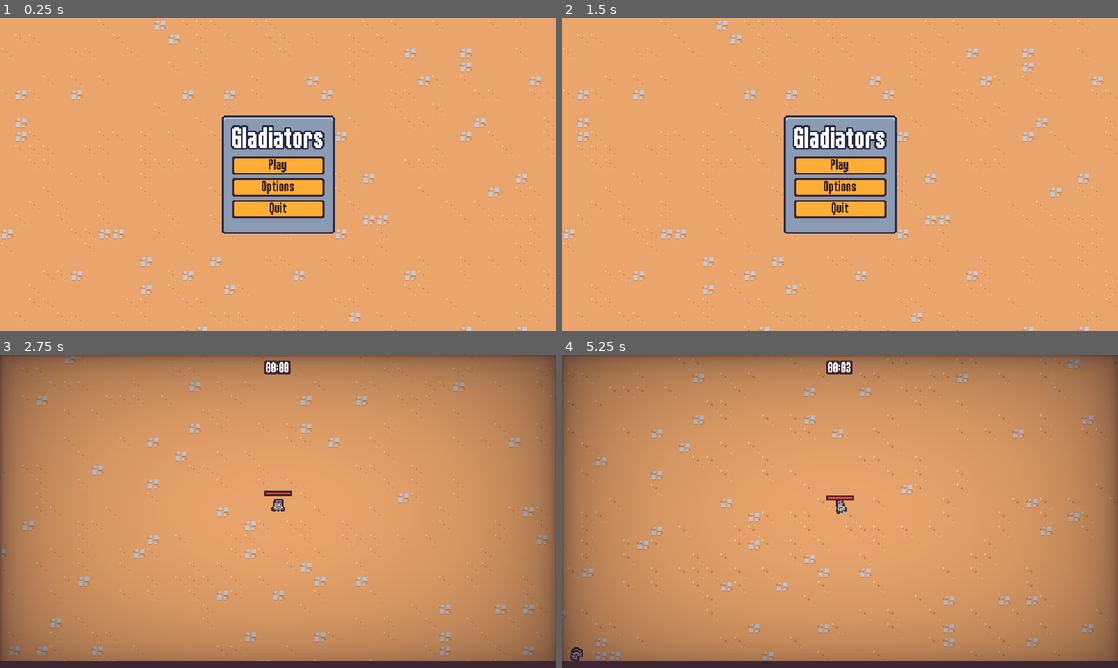
Above: before the commit, frames 1-4 (two rows, left to right).
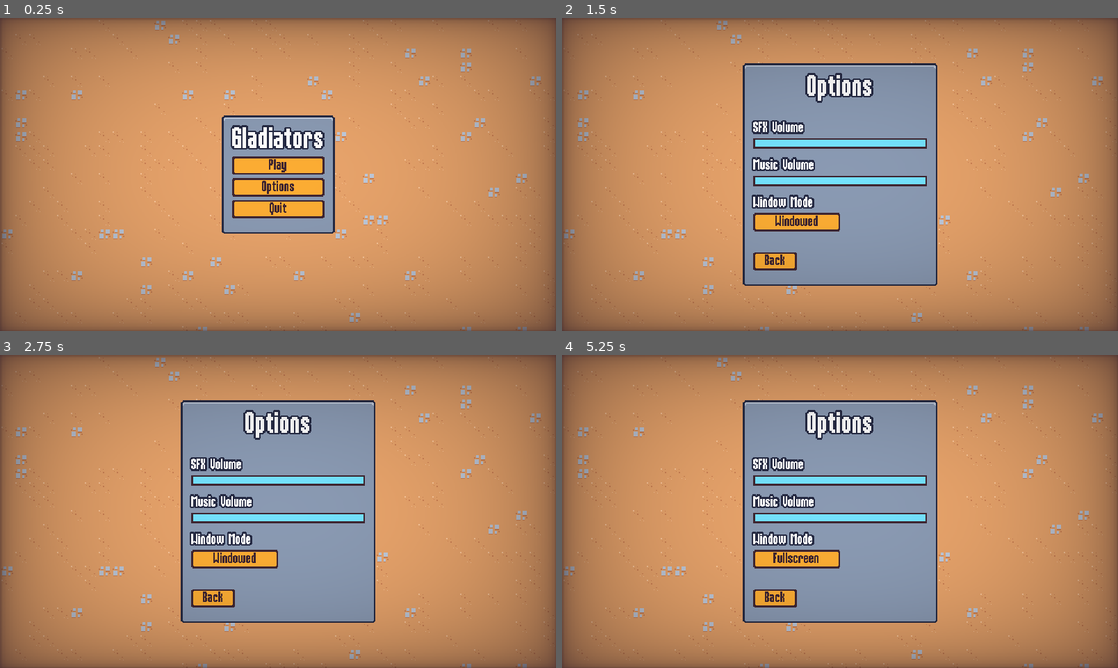
Above: after the commit, the same moments.

Repository: cstaaben/Gladiators
Game: Godot game, scene res://scenes/ui/main_menu.tscn
Same seed, same stepped clock (60 frames per second), same inputs: the game is played once before the commit and once after it.
Inputs (mouse positions are in pixels of both pictures, inside the frame that each line leads up to):
- Up to frame 1 (0.25 s): no input
- Up to frame 2 (1.5 s): click "Options" at 0.5 s; click "Back" at 1.25 s
- Up to frame 3 (2.75 s): click "Play" at 2 s
- Up to frame 4 (5.25 s): click (840, 502) at 2.75 s, where only the run after the commit has a clickable "Play"; click (795, 558) at 3.5 s, where only the run after the commit has a clickable "Windowed"; move the mouse to (962, 495) at 4.27 s; press the mouse at (962, 495) at 4.28 s; hold Right (move_right) 4.28-5.03 s; move the mouse to (728, 527) at 5.02 s; release the mouse at (728, 527) at 5.03 s; hold S (move_down) from 5.03 s (still down); click (728, 527) at 5.1 s

The runs differ from the first frame. In frame 1, 58% of the frame differs, in the area x 0-100%, y 0-100%; in frame 2, 80%; in frame 3, 30%; in frame 4, 31%.

Commit message:
feat: scene transition and begin meta progression

Diff:
--- a/project.godot
+++ b/project.godot
@@ -12,6 +12,8 @@
 
 config/name="Gladiators"
 run/main_scene="res://scenes/ui/main_menu.tscn"
+config/use_custom_user_dir=true
+config/custom_user_dir_name="Gladiators"
 config/features=PackedStringArray("4.2", "Mobile")
 config/icon="res://icon.png"
 
@@ -19,6 +21,8 @@
 
 GameEvents="*res://scenes/autoload/game_events.tscn"
 MusicPlayer="*res://scenes/autoload/music_player.tscn"
+ScreenTransition="*res://scenes/autoload/screen_transition.tscn"
+MetaProgression="*res://scenes/autoload/meta_progression.tscn"
 
 [display]
 
--- /dev/null
+++ b/resources/meta_upgrades/experience_gain.tres
@@ -0,0 +1,11 @@
+[gd_resource type="Resource" script_class="MetaUpgrade" load_steps=2 format=3 uid="uid://diyl3g4p2aoho"]
+
+[ext_resource type="Script" path="res://resources/meta_upgrades/meta_upgrade.gd" id="1_yd8k2"]
+
+[resource]
+script = ExtResource("1_yd8k2")
+id = "experience_gain"
+max_quantity = 1
+xp_cost = 100
+title = "Increase Experience"
+description = "Increases experience drop chance by 10%."
--- /dev/null
+++ b/resources/meta_upgrades/meta_upgrade.gd
@@ -0,0 +1,8 @@
+extends Resource
+class_name MetaUpgrade
+
+@export var id: String
+@export var max_quantity: int = 1
+@export var xp_cost: int = 10
+@export var title: String
+@export_multiline var description: String
--- /dev/null
+++ b/scenes/autoload/meta_progression.gd
@@ -0,0 +1,38 @@
+extends Node
+
+const _UPGRADES_KEY = "upgrades"
+const _TOTAL_XP_KEY = "total_xp"
+const _QUANTITY_KEY = "quantity"
+const SAVE_PATH 	= "user://game.sav"
+
+var _meta_data: Dictionary = {
+	_TOTAL_XP_KEY: 0,
+	_UPGRADES_KEY: {},
+}
+
+func _ready():
+	GameEvents.xp_vial_collected.connect(_on_xp_collected)
+	load_data()
+
+
+func load_data():
+	if !FileAccess.file_exists(SAVE_PATH):
+		return
+
+	var file = FileAccess.open(SAVE_PATH, FileAccess.READ)
+	_meta_data = file.get_var()
+
+
+func save_data():
+	var file = FileAccess.open(SAVE_PATH, FileAccess.WRITE)
+	file.store_var(_meta_data)
+
+
+func add_meta_upgrade(upgrade: MetaUpgrade):
+	if !_meta_data[_UPGRADES_KEY].has(upgrade.id):
+		_meta_data[_UPGRADES_KEY][upgrade.id] = {_QUANTITY_KEY: 0}
+	_meta_data[_UPGRADES_KEY][upgrade.id][_QUANTITY_KEY] += 1
+
+
+func _on_xp_collected(number: float):
+	_meta_data[_TOTAL_XP_KEY] += number
--- /dev/null
+++ b/scenes/autoload/meta_progression.tscn
@@ -0,0 +1,6 @@
+[gd_scene load_steps=2 format=3 uid="uid://c1rmrqi2kpr62"]
+
+[ext_resource type="Script" path="res://scenes/autoload/meta_progression.gd" id="1_q64vd"]
+
+[node name="MetaProgression" type="Node"]
+script = ExtResource("1_q64vd")
--- /dev/null
+++ b/scenes/autoload/screen_transition.gd
@@ -0,0 +1,19 @@
+extends CanvasLayer
+
+signal transitioned_halfway
+
+var _skip_emit: bool = false
+
+func transition():
+	$AnimationPlayer.play("default")
+	await transitioned_halfway
+
+	_skip_emit = true
+	$AnimationPlayer.play_backwards("default")
+
+
+func emit_transitioned_halfway():
+	if _skip_emit:
+		_skip_emit = false
+		return
+	transitioned_halfway.emit()
--- /dev/null
+++ b/scenes/autoload/screen_transition.gdshader
@@ -0,0 +1,25 @@
+shader_type canvas_item;
+
+uniform vec4 transition_color : source_color;
+uniform sampler2D transition_texture : filter_nearest;
+uniform float percent : hint_range(0.0, 1.0);
+
+void vertex() {
+	// Called for every vertex the material is visible on.
+}
+
+void fragment() {
+	// Called for every pixel the material is visible on.
+	vec4 transition_texture_color = texture(transition_texture, UV);
+	if (transition_texture_color.r > percent) {
+		COLOR.a = 0.0;
+	}
+	else {
+		COLOR = transition_color;
+	}
+}
+
+//void light() {
+	// Called for every pixel for every light affecting the CanvasItem.
+	// Uncomment to replace the default light processing function with this one.
+//}
--- /dev/null
+++ b/scenes/autoload/screen_transition.tscn
@@ -0,0 +1,106 @@
+[gd_scene load_steps=8 format=3 uid="uid://c0xcy6fodjj3k"]
+
+[ext_resource type="Script" path="res://scenes/autoload/screen_transition.gd" id="1_o3nj1"]
+[ext_resource type="Shader" path="res://scenes/autoload/screen_transition.gdshader" id="1_skpbp"]
+[ext_resource type="Texture2D" uid="uid://pskmc3r6prgw" path="res://assets/ui/screen_transition.png" id="2_mqmt1"]
+
+[sub_resource type="Animation" id="Animation_kqhn4"]
+resource_name = "default"
+length = 0.4
+step = 0.01
+tracks/0/type = "value"
+tracks/0/imported = false
+tracks/0/enabled = true
+tracks/0/path = NodePath("ColorRect:material:shader_parameter/percent")
+tracks/0/interp = 1
+tracks/0/loop_wrap = true
+tracks/0/keys = {
+"times": PackedFloat32Array(0, 0.4),
+"transitions": PackedFloat32Array(2, 1),
+"update": 0,
+"values": [0.0, 1.0]
+}
+tracks/1/type = "method"
+tracks/1/imported = false
+tracks/1/enabled = true
+tracks/1/path = NodePath(".")
+tracks/1/interp = 1
+tracks/1/loop_wrap = true
+tracks/1/keys = {
+"times": PackedFloat32Array(0.4),
+"transitions": PackedFloat32Array(1),
+"values": [{
+"args": [],
+"method": &"emit_transitioned_halfway"
+}]
+}
+tracks/2/type = "value"
+tracks/2/imported = false
+tracks/2/enabled = true
+tracks/2/path = NodePath("ColorRect:visible")
+tracks/2/interp = 1
+tracks/2/loop_wrap = true
+tracks/2/keys = {
+"times": PackedFloat32Array(0, 0.01),
+"transitions": PackedFloat32Array(1, 1),
+"update": 1,
+"values": [false, true]
+}
+
+[sub_resource type="Animation" id="Animation_u52qn"]
+length = 0.001
+tracks/0/type = "value"
+tracks/0/imported = false
+tracks/0/enabled = true
+tracks/0/path = NodePath("ColorRect:material:shader_parameter/percent")
+tracks/0/interp = 1
+tracks/0/loop_wrap = true
+tracks/0/keys = {
+"times": PackedFloat32Array(0),
+"transitions": PackedFloat32Array(1),
+"update": 0,
+"values": [0.0]
+}
+tracks/1/type = "value"
+tracks/1/imported = false
+tracks/1/enabled = true
+tracks/1/path = NodePath("ColorRect:visible")
+tracks/1/interp = 1
+tracks/1/loop_wrap = true
+tracks/1/keys = {
+"times": PackedFloat32Array(0),
+"transitions": PackedFloat32Array(1),
+"update": 1,
+"values": [false]
+}
+
+[sub_resource type="AnimationLibrary" id="AnimationLibrary_whadk"]
+_data = {
+"RESET": SubResource("Animation_u52qn"),
+"default": SubResource("Animation_kqhn4")
+}
+
+[sub_resource type="ShaderMaterial" id="ShaderMaterial_koew1"]
+shader = ExtResource("1_skpbp")
+shader_parameter/transition_color = Color(0.247059, 0.14902, 0.192157, 1)
+shader_parameter/percent = 0.0
+shader_parameter/transition_texture = ExtResource("2_mqmt1")
+
+[node name="ScreenTransition" type="CanvasLayer"]
+process_mode = 3
+layer = 5
+script = ExtResource("1_o3nj1")
+
+[node name="AnimationPlayer" type="AnimationPlayer" parent="."]
+libraries = {
+"": SubResource("AnimationLibrary_whadk")
+}
+
+[node name="ColorRect" type="ColorRect" parent="."]
+visible = false
+material = SubResource("ShaderMaterial_koew1")
+anchors_preset = 15
+anchor_right = 1.0
+anchor_bottom = 1.0
+grow_horizontal = 2
+grow_vertical = 2
--- a/scenes/main/root.gd
+++ b/scenes/main/root.gd
@@ -18,3 +18,4 @@
 	var end_screen_instance = end_screen_scene.instantiate()
 	add_child(end_screen_instance)
 	end_screen_instance.set_defeat()
+	MetaProgression.save_data()
--- a/scenes/manager/arena_time_manager.gd
+++ b/scenes/manager/arena_time_manager.gd
@@ -29,3 +29,4 @@
 	var end_screen_instance = end_screen_scene.instantiate()
 	add_child(end_screen_instance)
 	end_screen_instance.play_jingle()
+	MetaProgression.save_data()
--- a/scenes/ui/end_screen.gd
+++ b/scenes/ui/end_screen.gd
@@ -39,6 +39,9 @@
 
 
 func _on_restart_button_pressed():
+	ScreenTransition.transition()
+	await ScreenTransition.transitioned_halfway
+
 	$AnimationPlayer.play("fade_out")
 	await $AnimationPlayer.animation_finished
 	get_tree().paused = false
--- a/scenes/ui/main_menu.gd
+++ b/scenes/ui/main_menu.gd
@@ -9,10 +9,15 @@
 
 
 func _on_play_pressed() -> void:
+	ScreenTransition.transition()
+	await ScreenTransition.transitioned_halfway
 	get_tree().change_scene_to_file("res://scenes/main/root.tscn")
 
 
 func _on_options_pressed() -> void:
+	ScreenTransition.transition()
+	await ScreenTransition.transitioned_halfway
+
 	var options_instance = options_scene.instantiate()
 	add_child(options_instance)
 	options_instance.back_pressed.connect(_on_options_closed.bind(options_instance))
--- a/scenes/ui/main_menu.tscn
+++ b/scenes/ui/main_menu.tscn
@@ -60,3 +60,4 @@
 "
 
 [node name="Vignette" parent="." instance=ExtResource("2_g8pas")]
+layer = 2
--- /dev/null
+++ b/scenes/ui/meta_upgrade_card.gd
@@ -0,0 +1,75 @@
+extends PanelContainer
+class_name MetaUpgradeCard
+
+signal selected
+
+@onready var name_label: Label = %NameLabel
+@onready var description_label: Label = %DescriptionLabel
+
+var disabled: bool = false
+
+func _ready():
+	gui_input.connect(_on_gui_input)
+	mouse_entered.connect(_on_mouse_entered)
+	mouse_exited.connect(_on_mouse_exited)
+	%PurchaseButton.pressed.connect(_on_purchase_button_pressed)
+
+
+func play_in(delay: float = 0.0, is_left: bool = false):
+	modulate = Color.TRANSPARENT
+	var direction_vector: Vector2 = Vector2.RIGHT
+	if is_left:
+		direction_vector = Vector2.LEFT
+	await get_tree().create_timer(delay).timeout
+	var tween = create_tween()
+	tween.tween_property(self, "position", position, 0.4)\
+		.from(direction_vector * 500)\
+		.set_ease(Tween.EASE_IN)\
+		.set_trans(Tween.TRANS_CUBIC)
+	tween.parallel().tween_property(self, "modulate", Color.WHITE, 0.4)
+
+
+func set_meta_upgrade(upgrade: MetaUpgrade):
+	name_label.text = upgrade.name
+	description_label.text = upgrade.description
+
+
+func _on_gui_input(event: InputEvent):
+	if !event.is_action_pressed("left_click") || disabled:
+		return
+
+	$SelectedAudioPlayer.play_random()
+	select_card()
+
+
+func select_card():
+	disabled = true
+	$SelectedAudioPlayer.play_random()
+	var tween = create_tween()
+	tween.tween_property(self, "position", position + (Vector2.DOWN * 10), 0.1)
+	tween.tween_property(self, "position", position + (Vector2.UP * -25), 0.2)
+	tween.tween_property(self, "position", position, 0.1)
+
+	await tween.finished
+	selected.emit()
+
+
+func _on_mouse_entered():
+	if disabled:
+		return
+
+	$HoverAudioPlayer.play_random()
+	var tween = create_tween()
+	tween.tween_property(self, "scale", Vector2.ONE * 1.15, 0.1)
+
+
+func _on_mouse_exited():
+	if disabled:
+		return
+
+	var tween = create_tween()
+	tween.tween_property(self, "scale", Vector2.ONE, 0.1)
+
+
+func _on_purchase_button_pressed():
+	select_card()
--- /dev/null
+++ b/scenes/ui/meta_upgrade_card.tscn
@@ -0,0 +1,120 @@
+[gd_scene load_steps=15 format=3 uid="uid://o3tj80krsyac"]
+
+[ext_resource type="PackedScene" path="res://scenes/component/random_audio_player_component.tscn" id="2_t80i6"]
+[ext_resource type="AudioStream" uid="uid://br7m2bwqeg5n7" path="res://assets/audio/switch1.ogg" id="3_vwtqb"]
+[ext_resource type="AudioStream" uid="uid://nnnsaaakthad" path="res://assets/audio/switch2.ogg" id="4_7mf41"]
+[ext_resource type="AudioStream" uid="uid://d0yhvg8gitysj" path="res://assets/audio/switch3.ogg" id="5_mp7rt"]
+[ext_resource type="AudioStream" uid="uid://cjjuc2jepi2bu" path="res://assets/audio/switch4.ogg" id="6_ce7ep"]
+[ext_resource type="AudioStream" uid="uid://xy0bqnb86l1e" path="res://assets/audio/switch5.ogg" id="7_flsil"]
+[ext_resource type="AudioStream" uid="uid://cnbxvcx2y8s3s" path="res://assets/audio/switch6.ogg" id="8_jummu"]
+[ext_resource type="AudioStream" uid="uid://byv26u74q2cv3" path="res://assets/audio/switch7.ogg" id="9_0rvnb"]
+[ext_resource type="AudioStream" uid="uid://bm4nwhcfw0bng" path="res://assets/audio/switch8.ogg" id="10_y23ab"]
+[ext_resource type="AudioStream" uid="uid://djch2pfdmosln" path="res://assets/audio/switch9.ogg" id="11_8v1l7"]
+[ext_resource type="AudioStream" uid="uid://b5xp0man02td4" path="res://assets/audio/switch10.ogg" id="12_du1ii"]
+[ext_resource type="Theme" uid="uid://dk12bt5tqquv3" path="res://resources/theme/theme.tres" id="13_4yv35"]
+[ext_resource type="Texture2D" uid="uid://2mcry7xyesga" path="res://scenes/game_object/experience_vial/experience_vial.png" id="13_qgqpy"]
+
+[sub_resource type="StyleBoxFlat" id="StyleBoxFlat_jl8ei"]
+content_margin_top = 4.0
+content_margin_bottom = 4.0
+bg_color = Color(0.458824, 0.890196, 1, 1)
+border_width_left = 2
+border_width_top = 2
+border_width_right = 2
+border_width_bottom = 2
+border_color = Color(0.8, 0.8, 0.8, 0)
+
+[node name="MetaUpgradeCard" type="PanelContainer" groups=["upgrade_card"]]
+custom_minimum_size = Vector2(170, 0)
+offset_right = 150.0
+offset_bottom = 150.0
+pivot_offset = Vector2(75, 75)
+
+[node name="HoverAudioPlayer" parent="." instance=ExtResource("2_t80i6")]
+volume_db = -20.0
+streams = Array[AudioStream]([ExtResource("3_vwtqb"), ExtResource("4_7mf41"), ExtResource("5_mp7rt"), ExtResource("6_ce7ep"), ExtResource("7_flsil"), ExtResource("8_jummu"), ExtResource("9_0rvnb"), ExtResource("10_y23ab"), ExtResource("11_8v1l7"), ExtResource("12_du1ii")])
+
+[node name="SelectedAudioPlayer" parent="." instance=ExtResource("2_t80i6")]
+streams = Array[AudioStream]([ExtResource("3_vwtqb"), ExtResource("4_7mf41"), ExtResource("5_mp7rt"), ExtResource("6_ce7ep"), ExtResource("7_flsil"), ExtResource("8_jummu"), ExtResource("9_0rvnb"), ExtResource("10_y23ab"), ExtResource("11_8v1l7"), ExtResource("12_du1ii")])
+
+[node name="MarginContainer" type="MarginContainer" parent="."]
+layout_mode = 2
+mouse_filter = 2
+theme = ExtResource("13_4yv35")
+theme_override_constants/margin_left = 8
+theme_override_constants/margin_top = 0
+theme_override_constants/margin_right = 8
+theme_override_constants/margin_bottom = 8
+
+[node name="VBoxContainer" type="VBoxContainer" parent="MarginContainer"]
+layout_mode = 2
+mouse_filter = 2
+theme_override_constants/separation = 12
+
+[node name="PanelContainer" type="PanelContainer" parent="MarginContainer/VBoxContainer"]
+layout_mode = 2
+mouse_filter = 2
+theme_type_variation = &"AlternatePanelContainer"
+
+[node name="NameLabel" type="Label" parent="MarginContainer/VBoxContainer/PanelContainer"]
+unique_name_in_owner = true
+layout_mode = 2
+theme_type_variation = &"BlueOutlineLabel"
+theme_override_font_sizes/font_size = 32
+text = "Test Name"
+horizontal_alignment = 1
+vertical_alignment = 2
+autowrap_mode = 3
+
+[node name="DescriptionLabel" type="Label" parent="MarginContainer/VBoxContainer"]
+unique_name_in_owner = true
+layout_mode = 2
+theme_type_variation = &"BlueOutlineLabel"
+theme_override_colors/font_shadow_color = Color(0.14902, 0.168627, 0.266667, 1)
+text = "Some test description here"
+autowrap_mode = 3
+
+[node name="VBoxContainer" type="VBoxContainer" parent="MarginContainer/VBoxContainer"]
+layout_mode = 2
+mouse_filter = 2
+theme_override_constants/separation = 0
+
+[node name="Label" type="Label" parent="MarginContainer/VBoxContainer/VBoxContainer"]
+layout_mode = 2
+size_flags_horizontal = 4
+size_flags_vertical = 8
+theme_type_variation = &"BlueOutlineLabel"
+text = "50/200"
+
+[node name="MarginContainer" type="MarginContainer" parent="MarginContainer/VBoxContainer/VBoxContainer"]
+layout_mode = 2
+mouse_filter = 2
+
+[node name="ProgressBar" type="ProgressBar" parent="MarginContainer/VBoxContainer/VBoxContainer/MarginContainer"]
+layout_mode = 2
+mouse_filter = 2
+theme_override_styles/fill = SubResource("StyleBoxFlat_jl8ei")
+max_value = 1.0
+value = 0.5
+show_percentage = false
+
+[node name="Control" type="Control" parent="MarginContainer/VBoxContainer/VBoxContainer/MarginContainer"]
+layout_mode = 2
+size_flags_horizontal = 0
+size_flags_vertical = 0
+mouse_filter = 2
+
+[node name="TextureRect" type="TextureRect" parent="MarginContainer/VBoxContainer/VBoxContainer/MarginContainer/Control"]
+layout_mode = 2
+offset_left = -5.0
+offset_top = -5.0
+offset_right = 11.0
+offset_bottom = 11.0
+size_flags_horizontal = 0
+mouse_filter = 2
+texture = ExtResource("13_qgqpy")
+
+[node name="PurchaseButton" type="Button" parent="MarginContainer/VBoxContainer"]
+unique_name_in_owner = true
+layout_mode = 2
+text = "Purchase"
--- a/scenes/ui/options_menu.gd
+++ b/scenes/ui/options_menu.gd
@@ -54,4 +54,6 @@
 
 
 func _on_back_pressed():
+	ScreenTransition.transition()
+	await ScreenTransition.transitioned_halfway
 	back_pressed.emit()
--- a/scenes/ui/pause_menu.gd
+++ b/scenes/ui/pause_menu.gd
@@ -60,6 +60,9 @@
 
 
 func _on_options_pressed():
+	ScreenTransition.transition()
+	await ScreenTransition.transitioned_halfway
+
 	var options_menu_instance = _options_menu_scene.instantiate()
 	add_child(options_menu_instance)
 	options_menu_instance.back_pressed.connect(_on_options_back_pressed.bind(options_menu_instance))
Binary file added: assets/ui/screen_transition.png
Not shown, added: assets/ui/screen_transition.png.import
